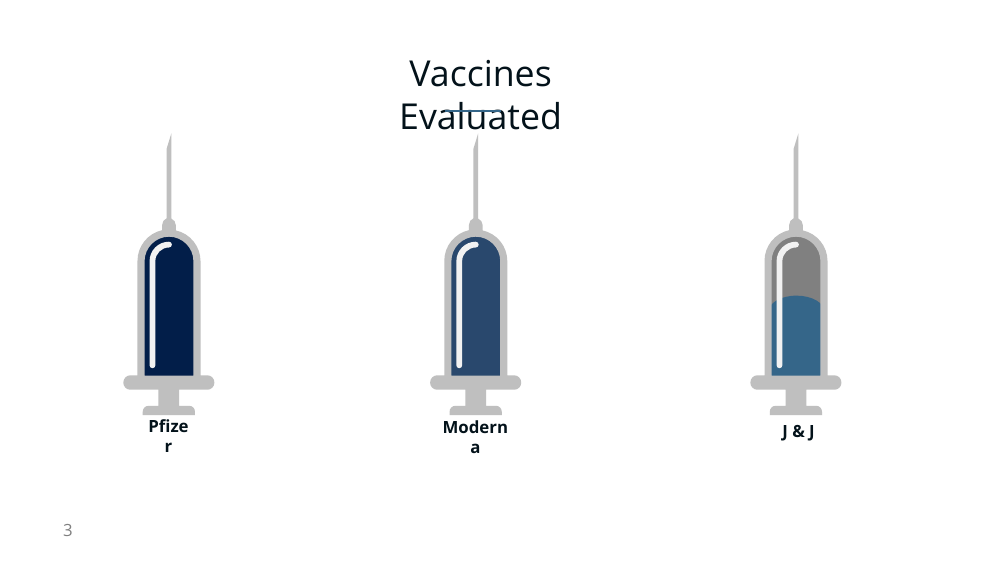
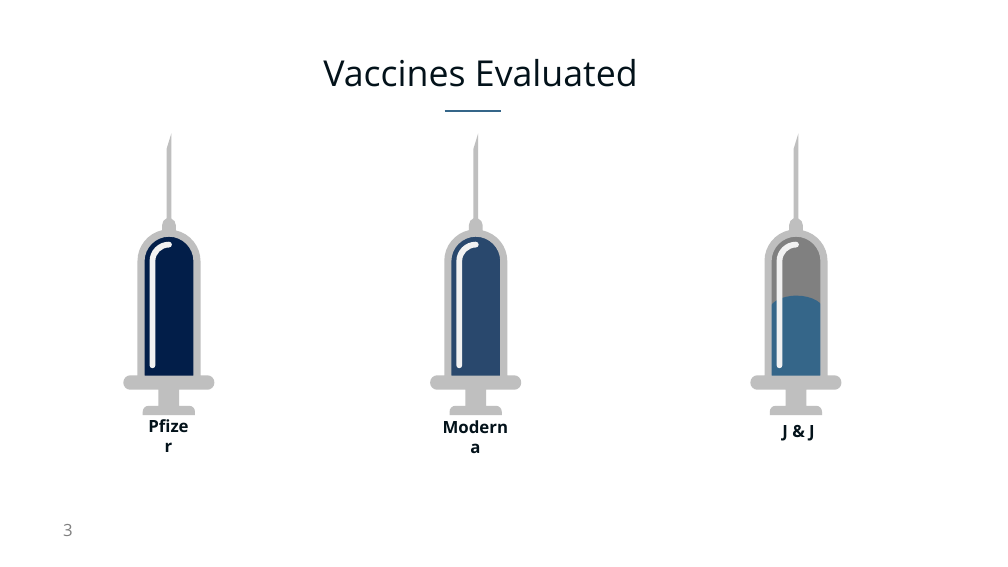
Before and after one commit to NicoleLund/covid_vaccine_availability, a slide deck: slide 3 of presentation/Project_one.pptx. Drawn at 1008x567 pixels with LibreOffice and Linux fonts; fonts in the diff are those of the drawing. Boxes give left, top, right and bottom in pixels: in the first picture for what was removed or moved away, otherwise in the second. Text is boxed around its words. In the diff, an @@ line names an element or a change of style, - is before the commit and + after.

```diff
--- a/presentation/Project_one.pptx
+++ b/presentation/Project_one.pptx
@@ text "Vaccines Evaluated" rewrapped from (x1=399, y1=60, x2=562, y2=139) to (x1=323, y1=59, x2=638, y2=87) @@
```
Also in this commit, not shown: 6 other slides changed, 3 slides added, 3 slides removed, 5 other files.
